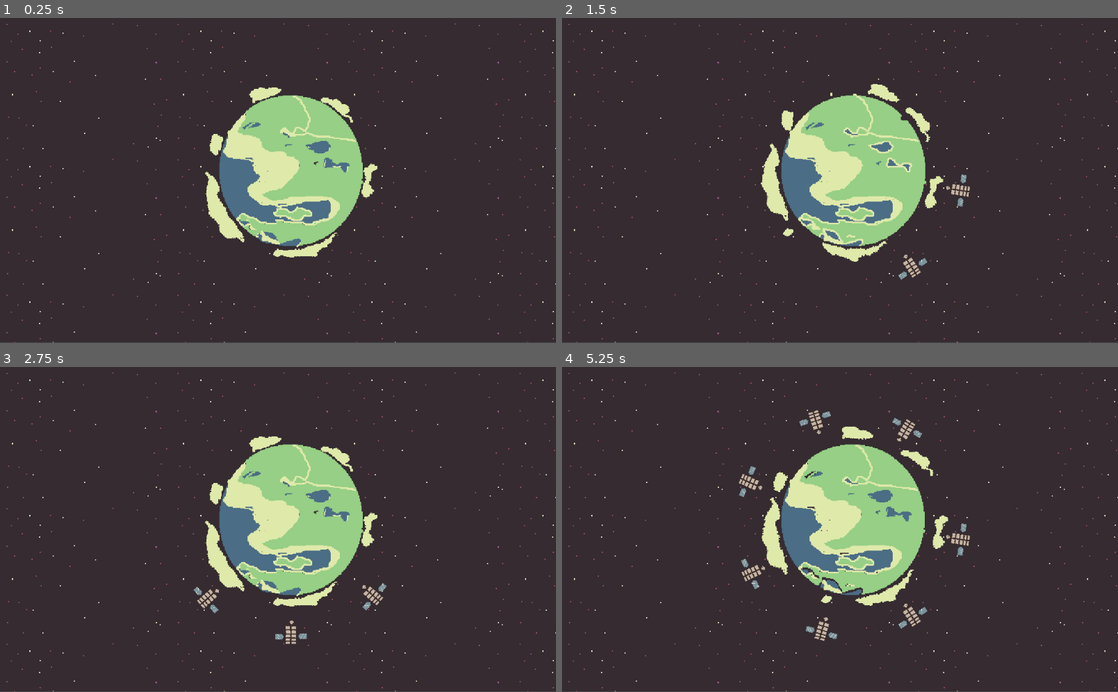
Above: before the commit, frames 1-4 (two rows, left to right).
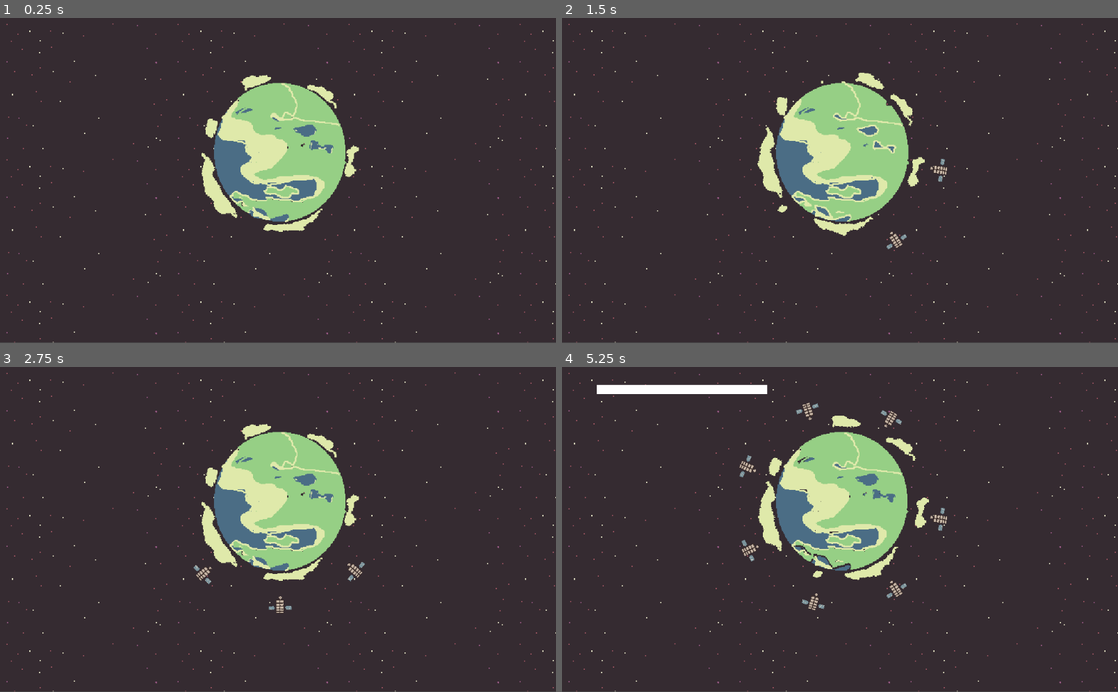
Above: after the commit, the same moments.

Repository: BuggyChapri/Velocity
Game: Godot game, scene res://scene/main.tscn
Two runs of this game, one before a commit and one after it. Both use one fixed random seed, a clock stepped at 60 frames per second and the inputs below.
Inputs (mouse positions are in pixels of both pictures, inside the frame that each line leads up to):
- Up to frame 1 (0.25 s): no input
- Up to frame 2 (1.5 s): move the mouse to (962, 164) at 0.52 s; click (962, 164) at 0.6 s; move the mouse to (728, 196) at 1.27 s; click (728, 196) at 1.35 s
- Up to frame 3 (2.75 s): move the mouse to (333, 458) at 2.02 s; click (333, 458) at 2.1 s
- Up to frame 4 (5.25 s): move the mouse to (812, 594) at 2.77 s; click (812, 594) at 2.85 s; move the mouse to (1006, 578) at 3.52 s; click (1006, 578) at 3.6 s; move the mouse to (673, 480) at 4.27 s; click (673, 480) at 4.35 s; move the mouse to (867, 529) at 5.02 s; click (867, 529) at 5.1 s

The runs differ from the first frame. In frame 1, 8.0% of the frame differs, in the area x 36-68%, y 17-74%; in frame 2, 8.4%; in frame 3, 8.7%; in frame 4, 10%, in the area x 6-74%, y 5-85%.

Commit message:
First Boss prototype movement for stage 1 done kindof yay

Diff:
--- a/Global.gd
+++ b/Global.gd
@@ -2,3 +2,5 @@
 
 var spawned = false
 var radius:float
+var setellie_count:int = 0
+var is_spwaned:bool = false
--- /dev/null
+++ b/scene/HUD.tscn
@@ -0,0 +1,36 @@
+[gd_scene load_steps=4 format=2]
+
+[ext_resource path="res://assets/stalite.png" type="Texture" id=1]
+[ext_resource path="res://fonts/vhs-gothic.ttf" type="DynamicFontData" id=2]
+
+[sub_resource type="DynamicFont" id=1]
+size = 24
+outline_size = 2
+outline_color = Color( 0, 0, 0, 1 )
+font_data = ExtResource( 2 )
+
+[node name="HUD" type="Control"]
+
+[node name="Label" type="Label" parent="."]
+margin_left = 5.0
+margin_top = 475.0
+margin_right = 1024.0
+margin_bottom = 502.0
+custom_colors/font_color = Color( 1, 0.819608, 0, 1 )
+custom_colors/font_outline_modulate = Color( 0, 0, 0, 1 )
+custom_fonts/font = SubResource( 1 )
+
+[node name="MarginContainer" type="MarginContainer" parent="."]
+margin_left = 5.0
+margin_top = 475.0
+margin_right = 1024.0
+margin_bottom = 595.0
+
+[node name="VBoxContainer" type="VBoxContainer" parent="MarginContainer"]
+margin_right = 1019.0
+margin_bottom = 120.0
+
+[node name="Sprite" type="Sprite" parent="MarginContainer/VBoxContainer"]
+position = Vector2( 65, 66 )
+rotation = 1.56851
+texture = ExtResource( 1 )
--- /dev/null
+++ b/scene/boss1.tscn
@@ -0,0 +1,72 @@
+[gd_scene load_steps=4 format=2]
+
+[ext_resource path="res://scripts/boss1.gd" type="Script" id=1]
+
+[sub_resource type="RectangleShape2D" id=1]
+extents = Vector2( 377.5, 20 )
+
+[sub_resource type="CircleShape2D" id=2]
+radius = 122.691
+
+[node name="boss1" type="KinematicBody2D"]
+scale = Vector2( 0.416, 0.416 )
+script = ExtResource( 1 )
+
+[node name="ColorRect" type="ColorRect" parent="."]
+margin_left = 2.0
+margin_right = 757.0
+margin_bottom = 40.0
+
+[node name="CollisionShape2D" type="CollisionShape2D" parent="."]
+position = Vector2( 379.5, 20 )
+shape = SubResource( 1 )
+
+[node name="head" type="Area2D" parent="."]
+
+[node name="CollisionShape2D" type="CollisionShape2D" parent="head"]
+position = Vector2( 756, 19 )
+shape = SubResource( 2 )
+
+[node name="eyes" type="Node2D" parent="."]
+
+[node name="RayCast2D" type="RayCast2D" parent="eyes"]
+position = Vector2( 762.019, 21.6346 )
+scale = Vector2( 1, 1 )
+enabled = true
+cast_to = Vector2( 278.846, -175.481 )
+
+[node name="RayCast2D2" type="RayCast2D" parent="eyes"]
+position = Vector2( 762.019, 21.6346 )
+scale = Vector2( 1, 1 )
+enabled = true
+cast_to = Vector2( 403.846, 182.692 )
+
+[node name="RayCast2D3" type="RayCast2D" parent="eyes"]
+position = Vector2( 762.019, 21.6346 )
+scale = Vector2( 1, 1 )
+enabled = true
+cast_to = Vector2( 317.308, -120.192 )
+
+[node name="RayCast2D4" type="RayCast2D" parent="eyes"]
+position = Vector2( 762.019, 21.6346 )
+scale = Vector2( 1, 1 )
+enabled = true
+cast_to = Vector2( 408.654, 105.769 )
+
+[node name="RayCast2D5" type="RayCast2D" parent="eyes"]
+position = Vector2( 762.019, 21.6346 )
+scale = Vector2( 1, 1 )
+enabled = true
+cast_to = Vector2( 382.211, -86.5385 )
+
+[node name="RayCast2D6" type="RayCast2D" parent="eyes"]
+position = Vector2( 762.019, 21.6346 )
+scale = Vector2( 1, 1 )
+enabled = true
+cast_to = Vector2( 413.461, -43.2692 )
+
+[node name="RayCast2D7" type="RayCast2D" parent="eyes"]
+position = Vector2( 762.019, 21.6346 )
+scale = Vector2( 1, 1 )
+enabled = true
+cast_to = Vector2( 391.827, 50.4808 )
--- a/scene/main.tscn
+++ b/scene/main.tscn
@@ -10,5 +10,16 @@
 [node name="ParallaxBackground" parent="." instance=ExtResource( 2 )]
 
 [node name="earth" parent="." instance=ExtResource( 1 )]
-position = Vector2( 532, 291 )
-scale = Vector2( 1.5, 1.5 )
+position = Vector2( 512, 256 )
+scale = Vector2( 1.375, 1.375 )
+
+[node name="Position2D" type="Position2D" parent="."]
+
+[node name="Position2D2" type="Position2D" parent="."]
+position = Vector2( 7, 597 )
+
+[node name="Position2D3" type="Position2D" parent="."]
+position = Vector2( 1021, 593 )
+
+[node name="Position2D4" type="Position2D" parent="."]
+position = Vector2( 1026, 4 )
--- a/scene/satellite.tscn
+++ b/scene/satellite.tscn
@@ -4,7 +4,7 @@
 [ext_resource path="res://assets/stalite.png" type="Texture" id=2]
 
 [node name="satlite" type="KinematicBody2D"]
-scale = Vector2( 0.5, 0.5 )
+scale = Vector2( 0.357, 0.357 )
 script = ExtResource( 1 )
 
 [node name="Sprite" type="Sprite" parent="."]
--- /dev/null
+++ b/scripts/boss1.gd
@@ -0,0 +1,24 @@
+extends KinematicBody2D
+
+onready var earth = get_parent().get_node("earth")
+
+var velocity = Vector2()
+var speed = 60
+var move_direction
+var timer = 0.0  # For sine wave movement
+
+var random_mover = RandomNumberGenerator.new()
+
+func _ready():
+	random_mover.randomize()
+	speed = random_mover.randi_range(40, 100)  # Random speed
+	move_direction = (earth.global_position - global_position).normalized()  # Move toward Earth
+
+func _physics_process(delta):
+	move_stage_1(delta)
+
+func move_stage_1(delta):
+	timer += delta * speed * 0.5  # Increase over time
+	var sine_wave = Vector2(0, sin(timer) * 20)  # Wiggly movement
+	velocity = move_direction * speed + sine_wave  # Move toward Earth with oscillation
+	move_and_collide(velocity * delta)
--- a/scripts/main.gd
+++ b/scripts/main.gd
@@ -1,12 +1,39 @@
 extends Node2D
 
 onready var satellite_file = preload("res://scene/satellite.tscn")
+onready var worm_file = preload("res://scene/boss1.tscn")
 onready var earth = $earth
 
 var satellite
+var worm
+var setellie_count = Global.setellie_count
+
+var random_number = RandomNumberGenerator.new()
+var random_position
+
+
+func _ready():
+	random_number.randomize()
 
 func _process(delta):
+	spwan_boss()
 	if Input.is_action_just_pressed("send"):
+		Global.setellie_count += 1
 		satellite = satellite_file.instance()
 		add_child(satellite)
 		satellite.global_position = earth.global_position + Vector2(Global.radius, 0)
+
+func spwan_boss():
+	if Global.setellie_count == 5 and not Global.is_spwaned:
+		Global.is_spwaned = true  # Prevents multiple spawns
+		random_position = random_number.randi_range(1, 4)
+
+		# Spawn worm at a random position
+		worm = worm_file.instance()
+		match random_position:
+			1: worm.global_position = $Position2D.global_position
+			2: worm.global_position = $Position2D2.global_position
+			3: worm.global_position = $Position2D3.global_position
+			4: worm.global_position = $Position2D4.global_position
+
+		add_child(worm)
--- a/scripts/satalite.gd
+++ b/scripts/satalite.gd
@@ -24,6 +24,7 @@
 		rotation_degrees += speed * delta
 		var orbit_position = Vector2(cos(angle), sin(angle)) * radius
 		global_position = earth.global_position + orbit_position
+		Global.spawned = true
 
 	if collison:
 		var other_setallite = collison.collider
@@ -34,4 +35,4 @@
 
 func collided():
 	if is_colliding:
-		print("yty")
+		queue_free()
Not shown, added: fonts/license.txt
Not shown, added: fonts/readme.txt
Not shown, added: fonts/vhs_gothic.zip
